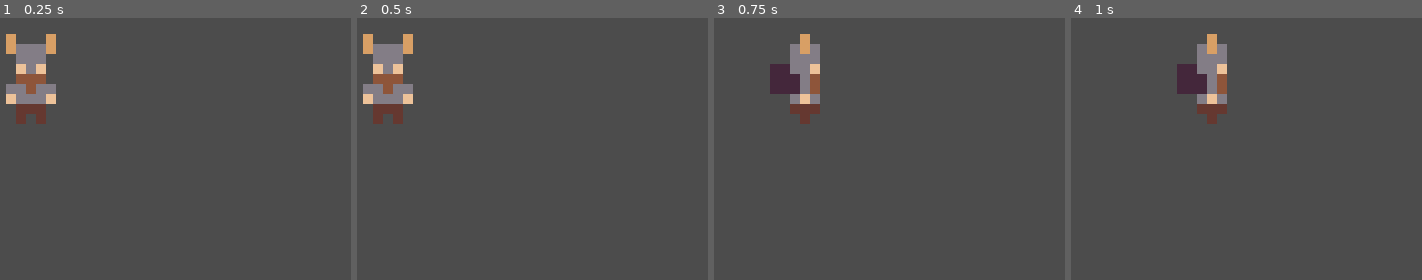
Above: before the commit, frames 1-4 (left to right).
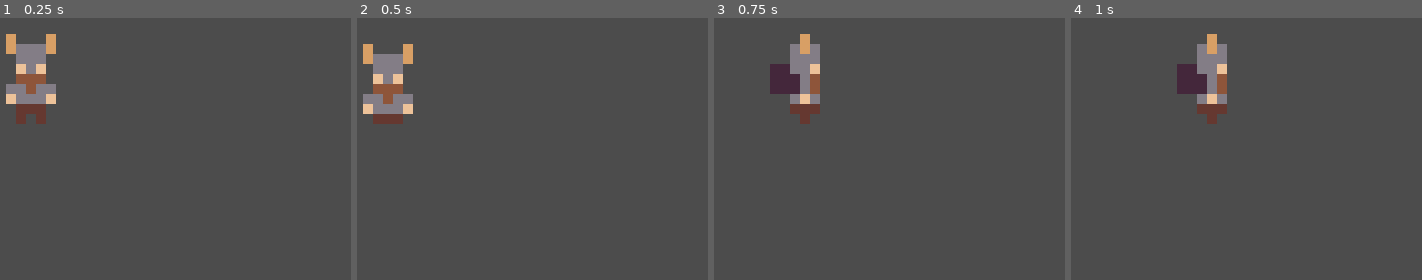
Above: after the commit, the same moments.

Repository: mattdibi/pac-viking
Game: Godot game, scene res://Main.tscn
Two runs of this game, one before a commit and one after it. Both use one fixed random seed, a clock stepped at 60 frames per second and the inputs below.
Inputs:
- Up to frame 1 (0.25 s): no input
- Up to frame 2 (0.5 s): no input
- Up to frame 3 (0.75 s): hold Right (ui_right) from 0.53 s (still down)
- Up to frame 4 (1 s): keep holding Right (ui_right)

Frame 1 is identical in both runs. In frame 2, 2.7% of the frame differs, in the area x 1-16%, y 6-41%; in frame 3, nothing differs; in frame 4, nothing differs.

Commit message:
Added idle player animation

Diff:
--- a/Player.gd
+++ b/Player.gd
@@ -25,9 +25,7 @@
 		velocity.y -= 1
 	if velocity.length() > 0:
 		velocity = velocity.normalized() * speed
-		$AnimatedSprite.play()
-	else:
-		$AnimatedSprite.stop()
+
 
 	position += velocity * delta
 	position.x = clamp(position.x, 0, screen_size.x)
@@ -42,7 +40,10 @@
 		$AnimatedSprite.animation = "run_front"
 	elif velocity.y < 0:
 		$AnimatedSprite.animation = "run_back"
+	else:
+		$AnimatedSprite.animation = "idle"
 
 func start(pos):
 	position = pos
 	show()
+	$AnimatedSprite.play()
--- a/Player.tscn
+++ b/Player.tscn
@@ -13,6 +13,8 @@
 [ext_resource path="res://assets/art/player/VikingRunLeft4.png" type="Texture" id=11]
 [ext_resource path="res://assets/art/player/VikingRunLeft1.png" type="Texture" id=12]
 [ext_resource path="res://Player.gd" type="Script" id=13]
+[ext_resource path="res://assets/art/player/VikingIdleFront2.png" type="Texture" id=14]
+[ext_resource path="res://assets/art/player/VikingIdleFront1.png" type="Texture" id=15]
 
 [sub_resource type="SpriteFrames" id=1]
 animations = [ {
@@ -30,6 +32,11 @@
 "loop": true,
 "name": "run_left",
 "speed": 5.0
+}, {
+"frames": [ ExtResource( 15 ), ExtResource( 14 ) ],
+"loop": true,
+"name": "idle",
+"speed": 3.0
 } ]
 
 [sub_resource type="RectangleShape2D" id=2]
@@ -45,7 +52,7 @@
 position = Vector2( 5, -5 )
 scale = Vector2( 10, 10 )
 frames = SubResource( 1 )
-animation = "run_front"
+animation = "idle"
 
 [node name="CollisionShape2D" type="CollisionShape2D" parent="."]
 shape = SubResource( 2 )
Not shown: 1 places in Player.tscn that only renumber resources
